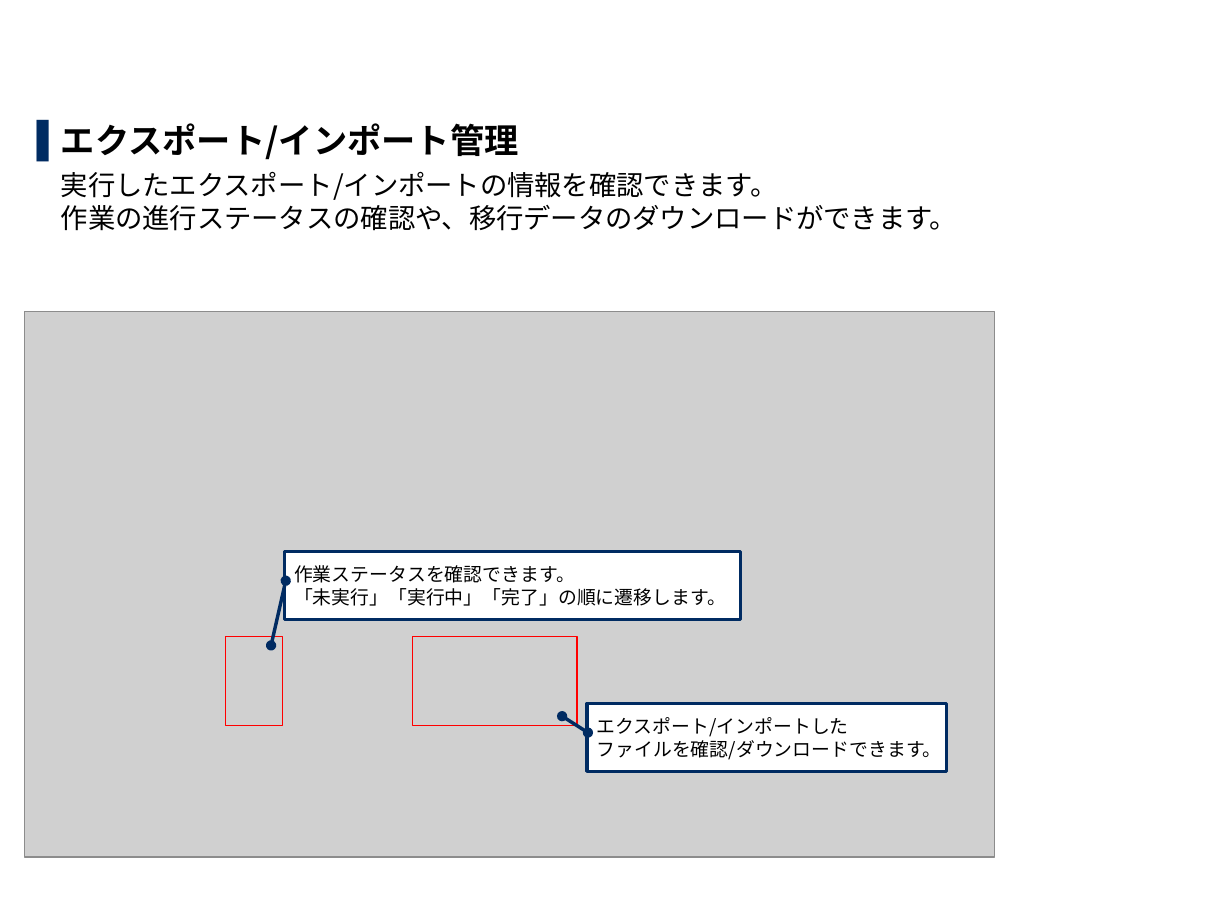
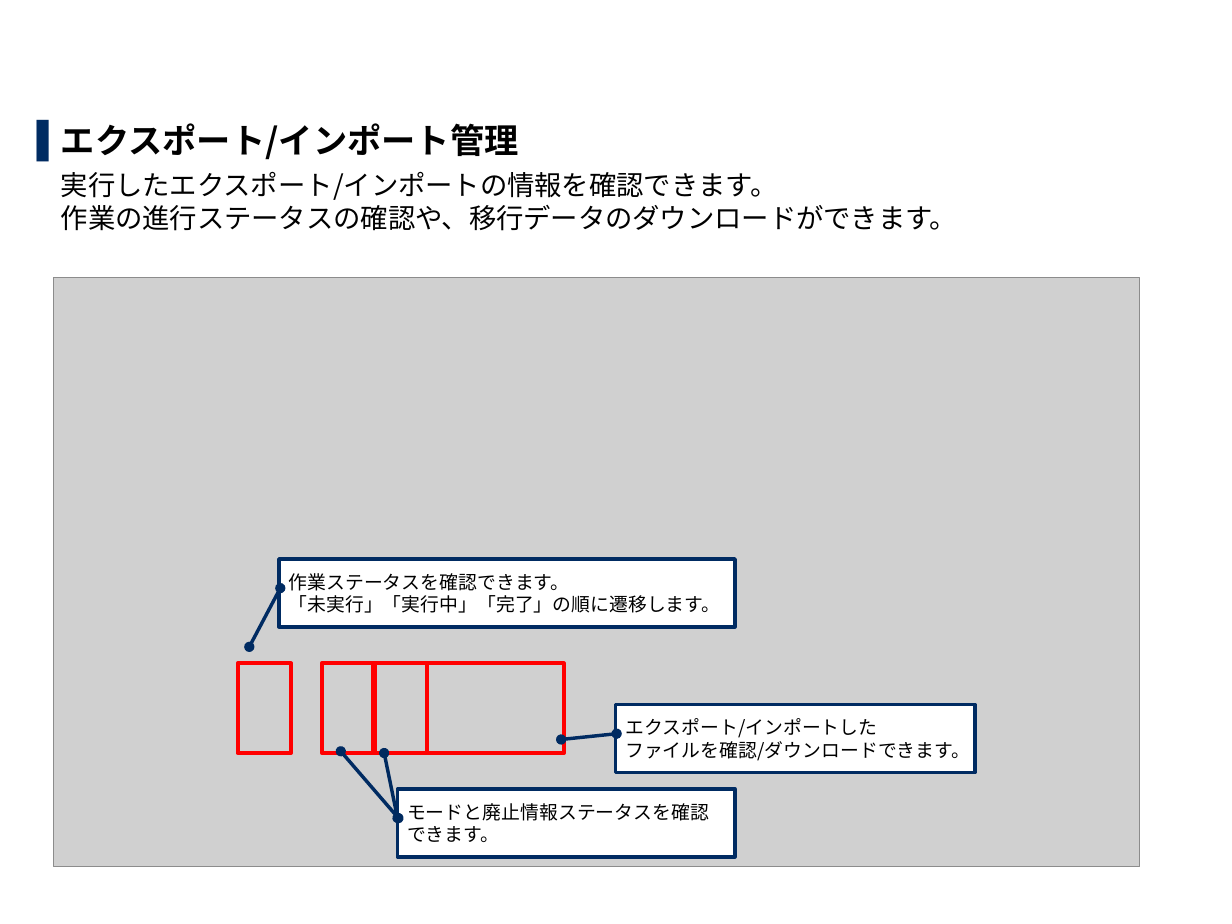
Before and after one commit to exastro-suite/it-automation-docs, a slide deck: slide 16 of asset/Learn_ja/ITA-export-import_classroom_lecture.pptx. Drawn at 1232x924 pixels with LibreOffice and Linux fonts; fonts in the diff are those of the drawing; grey boxes stand for pictures; background and template pictures are left out. Boxes give left, top, right and bottom in pixels: in the first picture for what was removed or moved away, otherwise in the second. Text is boxed around its words. In the diff, an @@ line names an element or a change of style, - is before the commit and + after.

```diff
--- a/asset/Learn_ja/ITA-export-import_classroom_lecture.pptx
+++ b/asset/Learn_ja/ITA-export-import_classroom_lecture.pptx
@@ picture: place and size @@
-picture at box(25, 312, 994, 857)
+picture at box(53, 277, 1140, 866)
@@ border callout "作業ステータスを確認できます。 「未実行」「実行中」「完了」の順に遷移します。": place and size @@
-border callout "作業ステータスを確認できます。 「未実行」「実行中」「完了」の順に遷移します。" at box(285, 552, 740, 620)
+border callout "作業ステータスを確認できます。 「未実行」「実行中」「完了」の順に遷移します。" at box(278, 559, 734, 627)
@@ border callout "作業ステータスを確認できます。 「未実行」「実行中」「完了」の順に遷移します。" at box(278, 559, 734, 627): proportions changed @@
@@ rectangle: place and size @@
-rectangle at box(225, 637, 282, 726)
+rectangle at box(238, 663, 291, 753)
@@ rectangle at box(238, 663, 291, 753): outline #FF0000 0.75 pt to #FF0000 2.25 pt @@
@@ rectangle added at box(322, 663, 375, 753), outline #FF0000 2.25 pt @@
@@ rectangle added at box(373, 663, 426, 753), outline #FF0000 2.25 pt @@
@@ rectangle at box(426, 663, 564, 753): outline #FF0000 0.75 pt to #FF0000 2.25 pt @@
@@ rectangle: place and size @@
-rectangle at box(413, 637, 578, 726)
+rectangle at box(426, 663, 564, 753)
@@ border callout "エクスポート/インポートした ファイルを確認/ダウンロードできます。" at box(616, 705, 976, 772): proportions changed @@
@@ border callout "エクスポート/インポートした ファイルを確認/ダウンロードできます。": place and size @@
-border callout "エクスポート/インポートした ファイルを確認/ダウンロードできます。" at box(586, 703, 946, 771)
+border callout "エクスポート/インポートした ファイルを確認/ダウンロードできます。" at box(616, 705, 976, 772)
@@ double arrow added from (384, 753) to (398, 818), #002A60 2 pt @@
@@ border callout added at box(398, 788, 736, 856), fill #FFFFFF, outline #002B62 2 pt, 11 pt, text #000000 @@
+モードと廃止情報ステータスを確認
+できます。
```
Also in this commit, not shown: 9 other slides changed, 1 other file.
